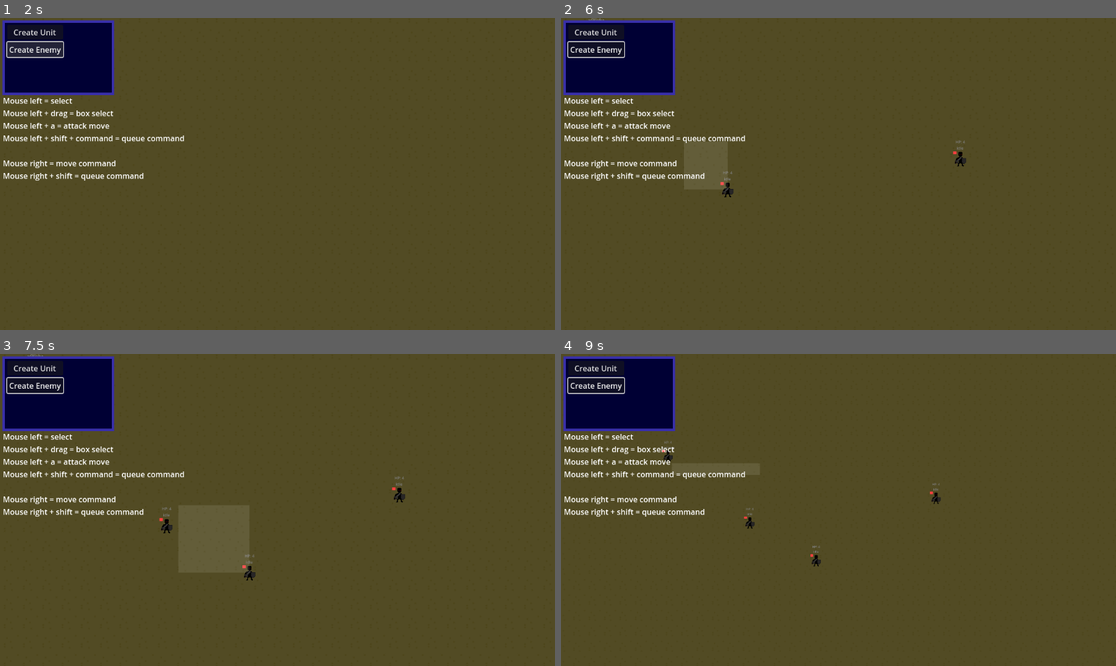
Above: before the commit, frames 1-4 (two rows, left to right).
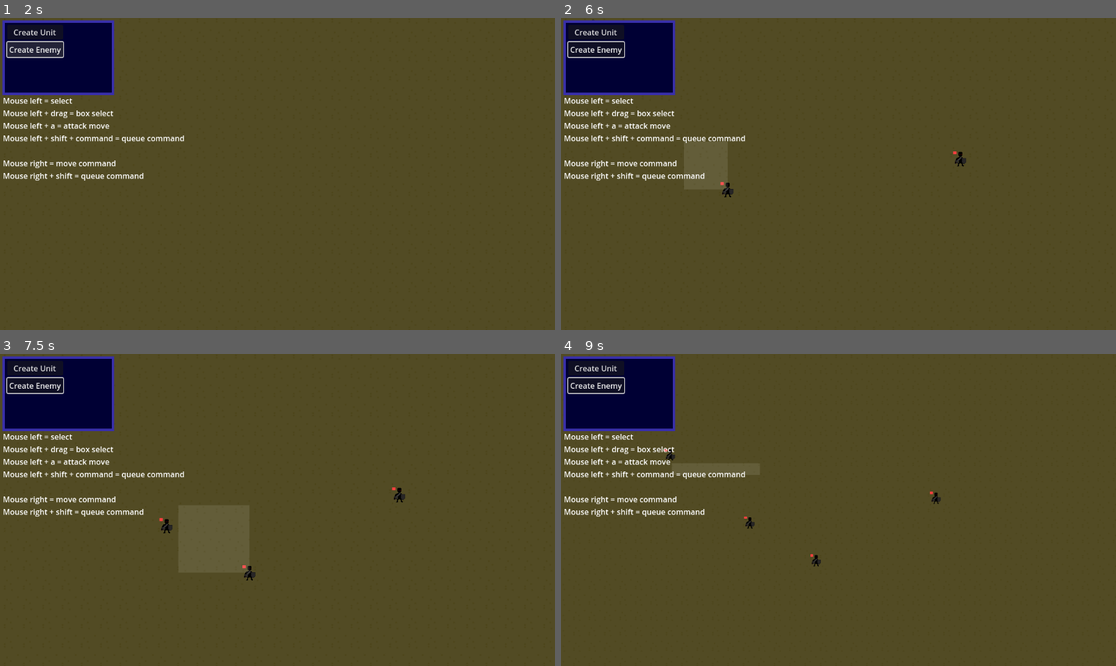
Above: after the commit, the same moments.

Repository: Matobro/skeletors
Game: Godot game, scene res://TestScene.tscn
Two runs of this game, one before a commit and one after it. Both use one fixed random seed, a clock stepped at 60 frames per second and the inputs below.
Inputs (mouse positions are in pixels of both pictures, inside the frame that each line leads up to):
- Up to frame 1 (2 s): click "Create Unit" at 0.5 s; click "Create Enemy" at 1.25 s
- Up to frame 2 (6 s): click "Create Unit" at 2 s; click "Create Enemy" at 2.75 s; click "Create Unit" at 3.5 s; click "Create Enemy" at 4.25 s; tap Enter at 5 s; move the mouse to (960, 158) at 5.02 s; hold A (a) 5.03-5.75 s; click (960, 158) at 5.3 s; tap Space at 5.75 s; drag from (727, 189) to (594, 46) at 5.77 s
- Up to frame 3 (7.5 s): move the mouse to (333, 441) at 6.52 s; hold A (a) 6.53-7.25 s; click (333, 441) at 6.8 s; tap Enter at 7.25 s; drag from (249, 572) to (33, 369) at 7.27 s
- Up to frame 4 (9 s): move the mouse to (1005, 556) at 8.02 s; hold Mouse wheel down (scroll_down) 8.03-8.75 s; click (1005, 556) at 8.3 s; tap Space at 8.75 s; drag from (672, 463) to (938, 497) at 8.77 s

Frame 1 is identical in both runs. In frame 2, less than 0.1% of the frame differs, in the area x 4-73%, y 0-53%; in frame 3, less than 0.1%; in frame 4, less than 0.1%, in the area x 18-69%, y 27-64%.

Commit message:
Pathfinding stuff

Diff:
--- /dev/null
+++ b/AI/Generic/FormationUtils.gd
@@ -0,0 +1,5 @@
+extends Node
+
+func get_staggered_attack_position(index: int, target_pos: Vector2, radius: float) -> Vector2:
+	var angle = (PI * 2 / 8) * index
+	return target_pos + Vector2(cos(angle), sin(angle)) * radius
--- a/AI/Generic/UnitStateMachine.gd
+++ b/AI/Generic/UnitStateMachine.gd
@@ -46,11 +46,12 @@
 		states.moving:
 			if parent.movement_target != null:
 				parent.pathfinding_agent.target_position = parent.movement_target
-				parent.move_to_target(parent.movement_target)
+				parent.move_to_target()
 
 		states.attack_moving:
 			if parent.attack_move_target != null:
-				parent.move_to_target(parent.attack_move_target)
+				parent.pathfinding_agent.target_position = parent.attack_move_target
+				parent.move_to_target()
 
 		states.following:
 			if parent.follow_target == null or parent.follow_target.dead:
@@ -62,13 +63,13 @@
 				else:
 					animation_player.play("walk")
 					parent.pathfinding_agent.target_position = parent.follow_target.global_position
-					parent.move_to_target(parent.follow_target.position)
+				parent.move_to_target()
 
 		states.aggroing:
 			if parent.attack_target != null:
-				parent.pathfinding_agent.target_position = parent.attack_target.global_position
-				parent.move_to_target(parent.attack_target.global_position)
-
+				var orbital_pos = parent.get_orbital_position()
+				parent.pathfinding_agent.target_position = orbital_pos
+				parent.move_to_target()
 		states.attacking:
 			if parent.is_attack_committed:
 				parent.attack_anim_timer += delta
@@ -114,6 +115,8 @@
 		states.attack_moving:
 			animation_player.play("walk")
 		states.aggroing:
+			if parent.attack_target != null:
+				parent.attack_target.register_attacker(parent)
 			animation_player.play("walk")
 		states.attacking:
 			animation_player.play("idle")
@@ -124,6 +127,11 @@
 			animation_player.connect("animation_finished", Callable(self, "_on_death_animation_finished"), CONNECT_ONE_SHOT)
 			animation_player.play("dying")
 
+func exit_state(old_state, new_state):
+	match state:
+		states.attacking:
+			if parent.attack_target != null:
+				parent.attack_target.unregister_attacker(parent)
 func get_transition(delta): #Handle transitions, if x happens go to state y
 	if parent.dead and state != states.dying:
 		return states.dying
@@ -167,15 +175,17 @@
 			return null
 
 		states.aggroing:
-			if parent.attack_target != null:
+			if parent.attack_target != null and !parent.attack_target.dead:
 				if target_in_range != null:
 					return states.attacking
-			elif parent.attack_target == null:
+			elif parent.attack_target == null or parent.attack_target.dead:
+				parent.attack_target = null
 				return states.idle
 			return null
 
 		states.attacking:
 			if parent.attack_target == null or parent.attack_target.dead:
+				parent.on_attack_stop()
 				parent.attack_target = null
 
 				if parent.is_attack_moving:
@@ -186,6 +196,7 @@
 					return states.idle
 
 			if target_in_range == null and !parent.is_attack_committed:
+				parent.on_attack_stop()
 				return states.aggroing
 
 			return null
--- a/Entities/Data/UnitController.gd
+++ b/Entities/Data/UnitController.gd
@@ -33,13 +33,7 @@
 var is_attack_committed: bool
 var attack_anim_timer := 0.0
 var attack_timer := 0.0
-
-func _draw():
-	print("drawing")
-	if movement_target:
-		draw_circle(movement_target, 50, Color.RED)
-func _process(delta: float):
-	NOTIFICATION_DRAW
+var attackers := []
 
 ### UNIT INITIALIZATION ###
 func init_unit(unit_data):
@@ -73,16 +67,36 @@
 
 ### HEALTH LOGIC END ###
 
-### COMBAT LOGIC ###
 func _physics_process(delta):
 	if attack_timer >= 0:
 		attack_timer -= delta
 
+### COMBAT LOGIC ###
+func register_attacker(unit: Node2D):
+	if !attackers.has(unit):
+		attackers.append(unit)
+
+func unregister_attacker(unit: Node2D):
+	attackers.erase(unit)
+
+func get_attack_index(unit: Node2D) -> int:
+	return attackers.find(unit)
+
 func perform_attack():
 	if attack_target != null:
 		attack_target.take_damage(data.stats.attack_damage)
 
-### COMBAT LOGIC END ###
+func on_attack_start():
+	if attack_target:
+		attack_target.register_attacker(self)
+
+func on_attack_stop():
+	if attack_target:
+		attack_target.unregister_attacker(self)
+	is_attack_committed = false
+	has_attacked = false
+	attack_anim_timer = 0.0
+
 func set_selected(value: bool):
 	selected = value
 	if selected:
@@ -184,17 +198,41 @@
 ### COMMAND LOGIC END ###
 
 ### MOVEMENT LOGIC ###
-func move_to_target(target_pos):
-	if pathfinding_agent.target_position != target_pos:
-		pathfinding_agent.target_position = target_pos
+func move_to_target():
+	if pathfinding_agent.is_navigation_finished():
+		if attack_target != null and position.distance_to(pathfinding_agent.target_position) > data.stats.range:
+			print("getting new path")
+			var new_orbit = get_orbital_position()
+			pathfinding_agent.target_position = new_orbit
+			return
 
 	var next_path_point = pathfinding_agent.get_next_path_position()
 	var direction = (next_path_point - global_position).normalized()
 	velocity = direction * data.stats.movement_speed
+	velocity += get_separation_force()
 	move_and_slide()
 	#var direction = (tar - position)
 	#velocity = direction.normalized() * data.stats.movement_speed
 	#move_and_slide()
+
+func get_separation_force():
+	var force = Vector2.ZERO
+	for other in get_tree().get_nodes_in_group("unit"):
+		if other == self: continue
+		var diff = global_position - other.global_position
+		var distance = diff.length()
+		if distance < 50 and distance > 0:
+			force += diff.normalized() / distance
+	return force * 5000
+
+func get_orbital_position():
+	var idx = attack_target.get_attack_index(self)
+	var total = attack_target.attackers.size()
+	var angle_offset = TAU / total
+	var angle = idx * angle_offset
+	var radius = data.stats.range * 0.9
+
+	return attack_target.global_position + Vector2.RIGHT.rotated(angle) * radius
 ### MOVEMENT LOGIC END ###
 
 ### AGGRO LOGIC ###
--- a/Entities/Unit.tscn
+++ b/Entities/Unit.tscn
@@ -1,16 +1,16 @@
 [gd_scene load_steps=9 format=3 uid="uid://bj7ef3mp2wfwp"]
 
 [ext_resource type="Script" uid="uid://u4nos087wdfr" path="res://Entities/Data/UnitController.gd" id="1_fgnkd"]
-[ext_resource type="Texture2D" uid="uid://cgy3ygrb0xwcm" path="res://Entities/Data/Sprites/Skeleton worker.png" id="2_ofevo"]
 [ext_resource type="PackedScene" uid="uid://dyju2wf1d0htn" path="res://AI/Generic/UnitStateMachine.tscn" id="2_r47uv"]
+[ext_resource type="Texture2D" uid="uid://dk6w6lq288o7f" path="res://Entities/Units/TestUnit/Test_Unit_Attack.png" id="3_r47uv"]
 [ext_resource type="Script" uid="uid://dnbqrr38f710c" path="res://Entities/Data/AnimationHandler.gd" id="4_r47uv"]
 
 [sub_resource type="RectangleShape2D" id="RectangleShape2D_r47uv"]
-size = Vector2(20, 19)
+size = Vector2(14, 18)
 
 [sub_resource type="AtlasTexture" id="AtlasTexture_e4orr"]
-atlas = ExtResource("2_ofevo")
-region = Rect2(0, 0, 64, 64)
+atlas = ExtResource("3_r47uv")
+region = Rect2(0, 0, 50, 50)
 
 [sub_resource type="SpriteFrames" id="SpriteFrames_vb87f"]
 animations = [{
@@ -33,7 +33,7 @@
 [node name="UnitStateMachine" parent="." instance=ExtResource("2_r47uv")]
 
 [node name="CollisionShape2D" type="CollisionShape2D" parent="."]
-position = Vector2(0, 6.5)
+position = Vector2(0, 7)
 shape = SubResource("RectangleShape2D_r47uv")
 
 [node name="AnimatedSprite2D" type="AnimatedSprite2D" parent="."]
@@ -55,6 +55,7 @@
 polygon = PackedVector2Array(-114, -56, -100, -56, -100, -44, -114, -44)
 
 [node name="DevState" type="Label" parent="."]
+visible = false
 offset_left = -126.0
 offset_top = -214.0
 offset_right = 126.0
@@ -64,9 +65,12 @@
 vertical_alignment = 2
 
 [node name="Pathfinding" type="NavigationAgent2D" parent="."]
-avoidance_enabled = true
-radius = 100.0
-time_horizon_agents = 5.0
+path_desired_distance = 10.0
+target_desired_distance = 50.0
+path_max_distance = 50.0
+radius = 20.0
+time_horizon_agents = 0.25
+avoidance_priority = 0.5
 debug_path_custom_color = Color(1, 1, 1, 0.2)
 
 [connection signal="body_entered" from="AggroRange" to="." method="_on_aggro_range_body_entered"]
--- a/Entities/Units/Test_Unit.tres
+++ b/Entities/Units/Test_Unit.tres
@@ -23,7 +23,7 @@
 "health_regen": 0.1,
 "intelligence": 1,
 "mana_regen": 0.1,
-"max_health": 4,
+"max_health": 100,
 "max_mana": 1,
 "movement_speed": 330,
 "range": 50,
--- a/Player/PlayerInput.gd
+++ b/Player/PlayerInput.gd
@@ -104,24 +104,24 @@
 
 func calculate_unit_formation(total_units, pos):
 	var unit_targets := []
+	var spacing := 82
+	var columns = int(ceil(sqrt(total_units)))
+	var rows := int(ceil(total_units / float(columns)))
+
+	var total_width = (columns - 1) * spacing
+	var total_height = (rows - 1) * spacing
+
 	for i in range(total_units):
-		var unit = selected_units[i]
-
-		var offset := Vector2.ZERO
-		if total_units > 1:
-			var columns = int(ceil(sqrt(total_units)))
-			var spacing := 32
-			var row = i / columns
-			var column = i % columns
-
-			var formation_center_offset := Vector2(
-				(columns - i) * spacing / 2,
-				(columns - i) * spacing / 2
-			)
-
-			offset = Vector2(column * spacing, row * spacing) - formation_center_offset
-		var target_pos = pos + offset
-		unit_targets.append(target_pos)
+		var row = i / columns
+		var column = i % columns
+
+		var offset := Vector2(
+			column * spacing - total_width / 2,
+			row * spacing - total_height / 2
+		)
+
+		offset += Vector2(randf_range(-20, 20), randf_range(-20, 20))
+		unit_targets.append(pos + offset)
 
 	return unit_targets
 
--- a/project.godot
+++ b/project.godot
@@ -13,6 +13,10 @@
 config/name="Skeletors"
 run/main_scene="uid://dv3rvon240ulo"
 config/features=PackedStringArray("4.4", "Forward Plus")
+
+[autoload]
+
+FormationUtils="*res://AI/Generic/FormationUtils.gd"
 
 [global_group]
 
Not shown, added: AI/Generic/FormationUtils.gd.uid
